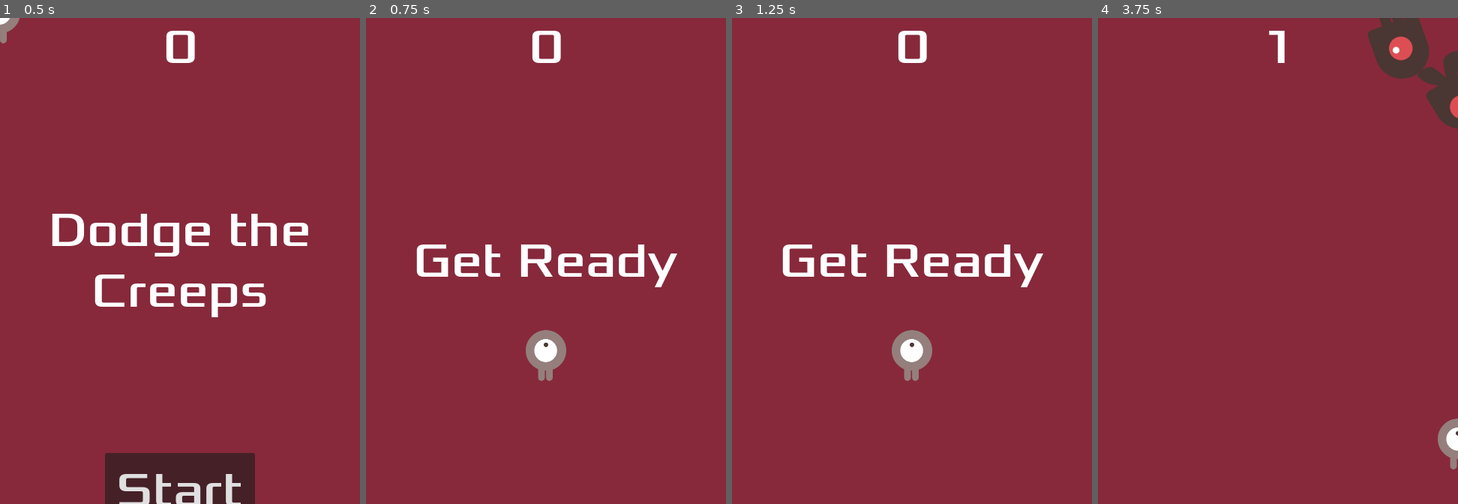
Above: before the commit, frames 1-4 (left to right).
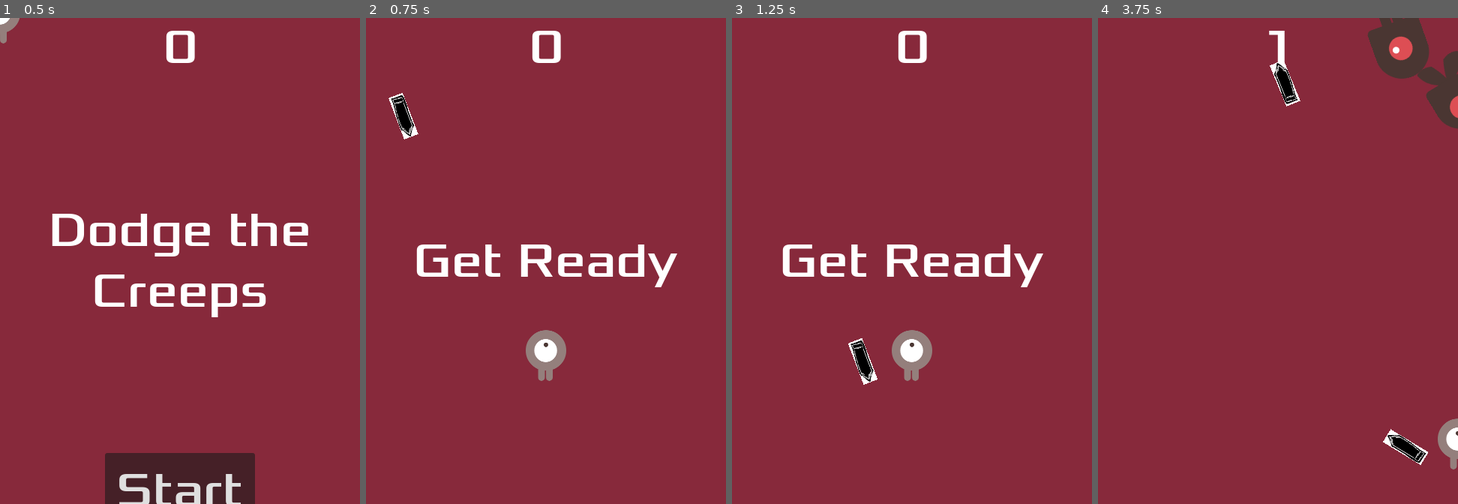
Above: after the commit, the same moments.

Repository: clement-machtelinckx/godot_tuto
Game: Godot game, scene res://main.tscn
Same seed, same stepped clock (60 frames per second), same inputs: the game is played once before the commit and once after it.
Inputs (mouse positions are in pixels of both pictures, inside the frame that each line leads up to):
- Up to frame 1 (0.5 s): no input
- Up to frame 2 (0.75 s): click "Start" at 0.5 s
- Up to frame 3 (1.25 s): no input
- Up to frame 4 (3.75 s): move the mouse to (1357, 236) at 1.27 s; hold Right (move_right) 1.28-2.03 s; click (1357, 236) at 1.35 s; move the mouse to (1206, 285) at 2.02 s; hold Down (move_down) 2.03-2.78 s; click (1206, 285) at 2.1 s; move the mouse to (1314, 154) at 2.77 s; hold Right (move_right) 2.78-3.53 s; click (1314, 154) at 2.85 s; move the mouse to (1260, 358) at 3.52 s; hold Up (move_up) from 3.53 s (still down); click (1260, 358) at 3.6 s

Frame 1 is identical in both runs. In frame 2, 0.4% of the frame differs, in the area x 6-15%, y 15-25%; in frame 3, 0.4%; in frame 4, 0.8%, in the area x 47-92%, y 9-92%.

Commit message:
add shoot

Diff:
--- /dev/null
+++ b/bullet.gd
@@ -0,0 +1,24 @@
+extends Area2D
+
+@export var speed: float = 700.0
+@export var orientation_offset_deg: float = 0.0
+var velocity: Vector2 = Vector2.ZERO
+
+func _ready() -> void:
+	# Nettoyer la balle si elle sort de l'écran
+	$VisibleOnScreenNotifier2D.screen_exited.connect(queue_free)
+	# Détection de collision avec les corps (mobs = RigidBody2D)
+	body_entered.connect(_on_body_entered)
+
+func start(from: Vector2, dir: Vector2) -> void:
+	global_position = from
+	velocity = dir.normalized() * speed
+	rotation = velocity.angle() + deg_to_rad(orientation_offset_deg)
+
+func _process(delta: float) -> void:
+	position += velocity * delta
+
+func _on_body_entered(body: Node) -> void:
+	if body.is_in_group("mobs"):
+		body.queue_free()   # tue le mob
+		queue_free()        # détruit la balle
--- /dev/null
+++ b/bullet.tscn
@@ -0,0 +1,23 @@
+[gd_scene load_steps=4 format=3 uid="uid://crsfjql6thiwq"]
+
+[ext_resource type="Script" uid="uid://bmjhcvo5p1ye1" path="res://bullet.gd" id="1_dpw8u"]
+[ext_resource type="Texture2D" uid="uid://bb38of5f4ns55" path="res://art/bulet2.png" id="2_rw1t4"]
+
+[sub_resource type="CapsuleShape2D" id="CapsuleShape2D_i5qba"]
+radius = 8.0
+height = 56.0
+
+[node name="Bullet" type="Area2D"]
+collision_layer = 2
+collision_mask = 4
+script = ExtResource("1_dpw8u")
+
+[node name="Sprite2D" type="Sprite2D" parent="."]
+scale = Vector2(0.5, 0.5)
+texture = ExtResource("2_rw1t4")
+
+[node name="CollisionShape2D" type="CollisionShape2D" parent="."]
+rotation = 1.5708
+shape = SubResource("CapsuleShape2D_i5qba")
+
+[node name="VisibleOnScreenNotifier2D" type="VisibleOnScreenNotifier2D" parent="."]
--- a/mob.tscn
+++ b/mob.tscn
@@ -50,7 +50,7 @@
 
 [node name="Mob" type="RigidBody2D" groups=["mobs"]]
 position = Vector2(105, 57)
-collision_mask = 0
+collision_layer = 4
 gravity_scale = 0.0
 script = ExtResource("1_1qmh0")
 metadata/_edit_group_ = true
--- a/player.gd
+++ b/player.gd
@@ -3,10 +3,16 @@
 signal hit
 
 @export var speed = 400 # How fast the player will move (pixels/sec).
+@export var bullet_scene: PackedScene
+@export var fire_rate: float = 8.0  # balles par seconde
+var _can_shoot := true
 var screen_size # Size of the game window.
 
 func _ready():
 	screen_size = get_viewport_rect().size
+	# cooldown basé sur fire_rate
+	$ShootCooldown.wait_time = 1.0 / fire_rate
+	$ShootCooldown.timeout.connect(func():_can_shoot = true)
 
 func _process(delta):
 	var velocity = Vector2.ZERO # The player's movement vector.
@@ -33,6 +39,10 @@
 	else:
 		$AnimatedSprite2D.flip_h = false
 
+	# Tir
+	if Input.is_action_just_pressed("shoot"):
+		_try_shoot()
+
 
 func _on_body_entered(_body):
 	hide() # Player disappears after being hit.
@@ -44,3 +54,21 @@
 	position = pos
 	show()
 	$CollisionShape2D.disabled = false
+
+
+func _try_shoot() -> void:
+	if not _can_shoot:
+		return
+	_can_shoot = false
+	$ShootCooldown.start()
+
+	var bullet := bullet_scene.instantiate()
+	# Direction = vers la souris (simple et fun)
+	var dir := (get_global_mouse_position() - global_position)
+	if dir == Vector2.ZERO:
+		dir = Vector2.RIGHT  # fallback
+
+
+	var from := global_position
+	bullet.start(from, dir)
+	get_tree().current_scene.add_child(bullet)
--- a/player.tscn
+++ b/player.tscn
@@ -1,7 +1,8 @@
-[gd_scene load_steps=8 format=3 uid="uid://dmw3yudy5xyvl"]
+[gd_scene load_steps=9 format=3 uid="uid://dmw3yudy5xyvl"]
 
 [ext_resource type="Texture2D" uid="uid://d3spmnhfle0gb" path="res://art/playerGrey_up1.png" id="1_hqtel"]
 [ext_resource type="Script" uid="uid://6rcfdvi0s4w6" path="res://player.gd" id="1_sweqy"]
+[ext_resource type="PackedScene" uid="uid://crsfjql6thiwq" path="res://bullet.tscn" id="2_2hs0m"]
 [ext_resource type="Texture2D" uid="uid://cwcrduly5v8o5" path="res://art/playerGrey_up2.png" id="2_sweqy"]
 [ext_resource type="Texture2D" uid="uid://cxo8j4bjex3vd" path="res://art/playerGrey_walk1.png" id="3_2hs0m"]
 [ext_resource type="Texture2D" uid="uid://eiieg8ejw4pm" path="res://art/playerGrey_walk2.png" id="4_1jxqw"]
@@ -36,7 +37,9 @@
 height = 58.0
 
 [node name="Player" type="Area2D"]
+collision_mask = 4
 script = ExtResource("1_sweqy")
+bullet_scene = ExtResource("2_2hs0m")
 metadata/_edit_group_ = true
 
 [node name="AnimatedSprite2D" type="AnimatedSprite2D" parent="."]
@@ -47,5 +50,7 @@
 [node name="CollisionShape2D" type="CollisionShape2D" parent="."]
 shape = SubResource("CapsuleShape2D_b26j0")
 
+[node name="ShootCooldown" type="Timer" parent="."]
+
 [connection signal="body_entered" from="." to="." method="_on_body_entered"]
 [connection signal="hit" from="." to="." method="game_over"]
--- a/project.godot
+++ b/project.godot
@@ -50,3 +50,14 @@
 "events": [Object(InputEventKey,"resource_local_to_scene":false,"resource_name":"","device":-1,"window_id":0,"alt_press …(191 unchanged characters)…
 ]
 }
+shoot={
+"deadzone": 0.5,
+"events": [Object(InputEventMouseButton,"resource_local_to_scene":false,"resource_name":"","device":-1,"window_id":0,"alt_pressed":false,"shift_pressed":false,"ctrl_pressed":false,"meta_pressed":false,"button_mask":1,"position":Vector2(432, 12),"global_position":Vector2(441, 60),"factor":1.0,"button_index":1,"canceled":false,"pressed":true,"double_click":false,"script":null)
+]
+}
+
+[layer_names]
+
+2d_physics/layer_1="Player"
+2d_physics/layer_2="Bullets"
+2d_physics/layer_3="Mobs"
Binary file added: art/bulet2.png
Not shown, added: art/bulet2.png.import
Not shown, added: bullet.gd.uid
